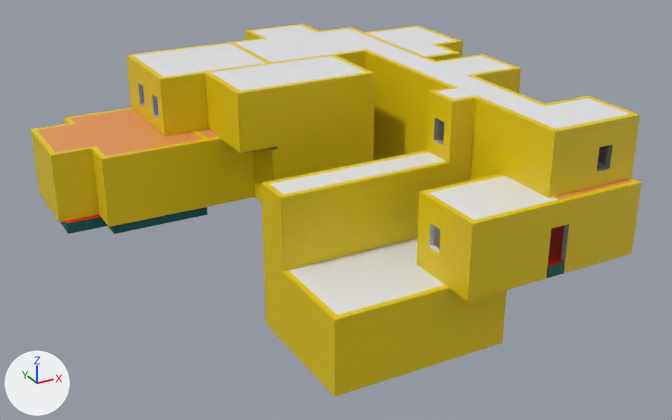
The Blender file Lights Between/Assets/Models/House/MorrowHouse2.blend, before and after one commit.
One viewpoint serves both versions: a 50 mm camera at (-37.4, -73.0, 31.2) aimed at (0.8, -3.7, -3.5). Every picture has the same lights, and +X, +Y and +Z are marked at lower left. The first picture is the older version.

The first picture shows 'BasementCeiling', 'BasementWalls', 'Bedroom2Ceiling', 'BedroomCeiling', 'Cube.002', 'FloorCeiling Hall', 'GarageFloor', 'GroundWalls', 'StairsCeiling', 'UpperFloorWalls', 'UpstairHallCeiling', 'UpstairsFoyerCeiling' and 2 more.
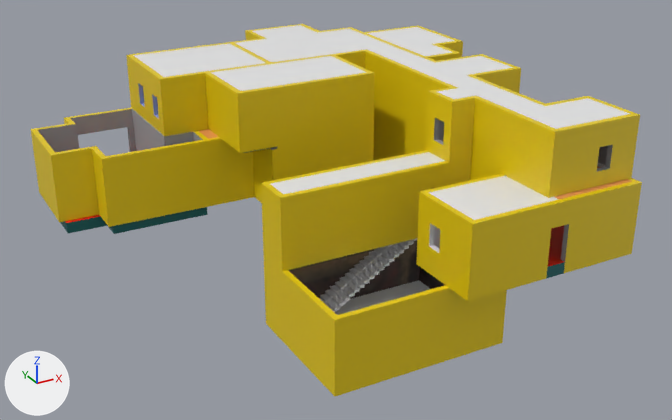
Boxes [x1, y1, x2, y2] around the edits, measured in the pictures (672 x 420 px):
'BasementCeiling', hidden
    before: [288, 238, 444, 315]
'Cube.002', hidden
    before: [38, 109, 203, 156]
'BasementStairs', unchanged, uncovered by the edit
    after: [319, 238, 417, 313]

Edits to the bpy script that builds the scene:
```text
Change ob_basementceiling:
    add ob_basementceiling.hide_set(True)
Change ob_cube_002:
    add ob_cube_002.hide_set(True)
```
